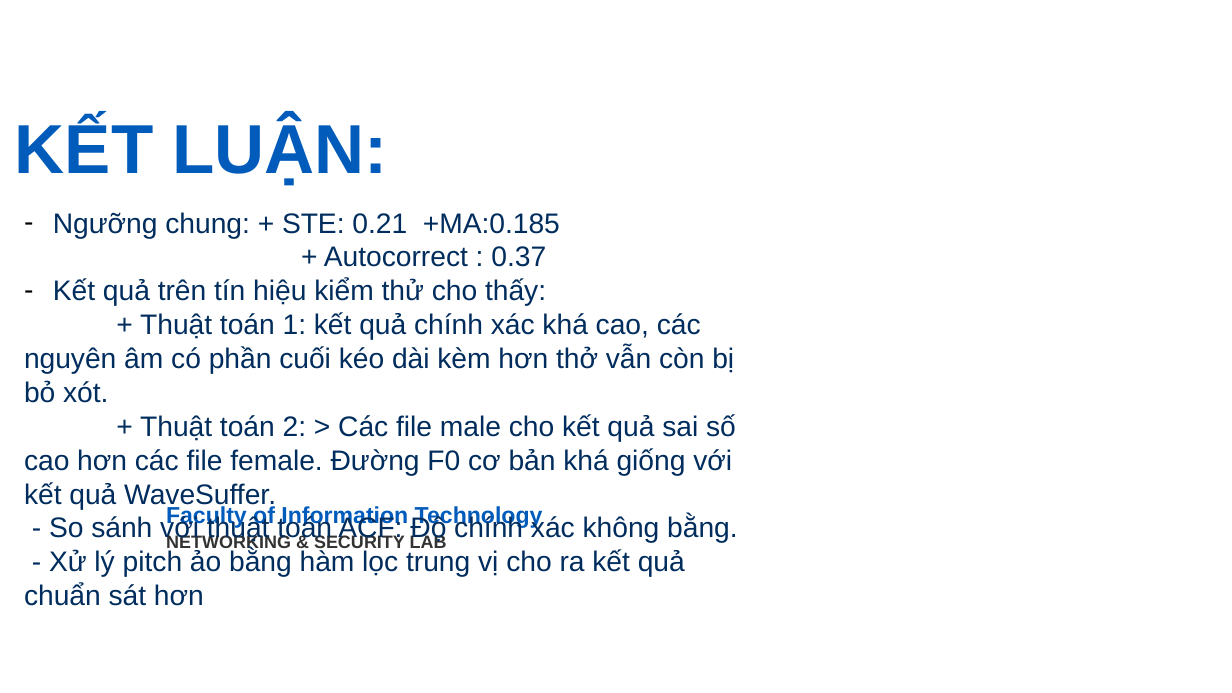
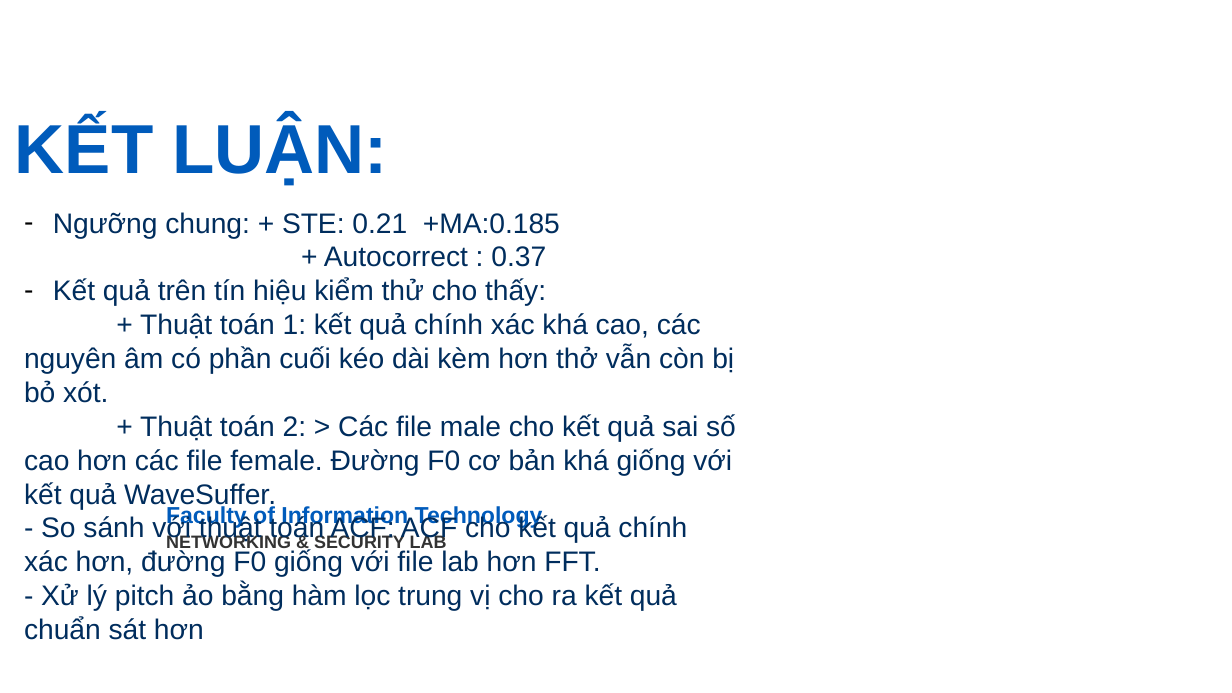
Before and after one commit to giabao2807/digital-signal-processing, a slide deck: slide 16 of endcourse/Final.pptx. Drawn at 1232x693 pixels with LibreOffice and Linux fonts; fonts in the diff are those of the drawing; background and template pictures are left out. Boxes give left, top, right and bottom in pixels: in the first picture for what was removed or moved away, otherwise in the second. Text is boxed around its words. In the diff, an @@ line names an element or a change of style, - is before the commit and + after.

```diff
--- a/endcourse/Final.pptx
+++ b/endcourse/Final.pptx
@@ text at (24, 515, 687, 577): text changed @@
-- So sánh với thuật toán ACF: Độ chính xác không bằng.
+- So sánh với thuật toán ACF: ACF cho kết quả chính xác hơn, đường F0 giống với file lab hơn FFT.
```
Also in this commit, not shown: 2 other files.
